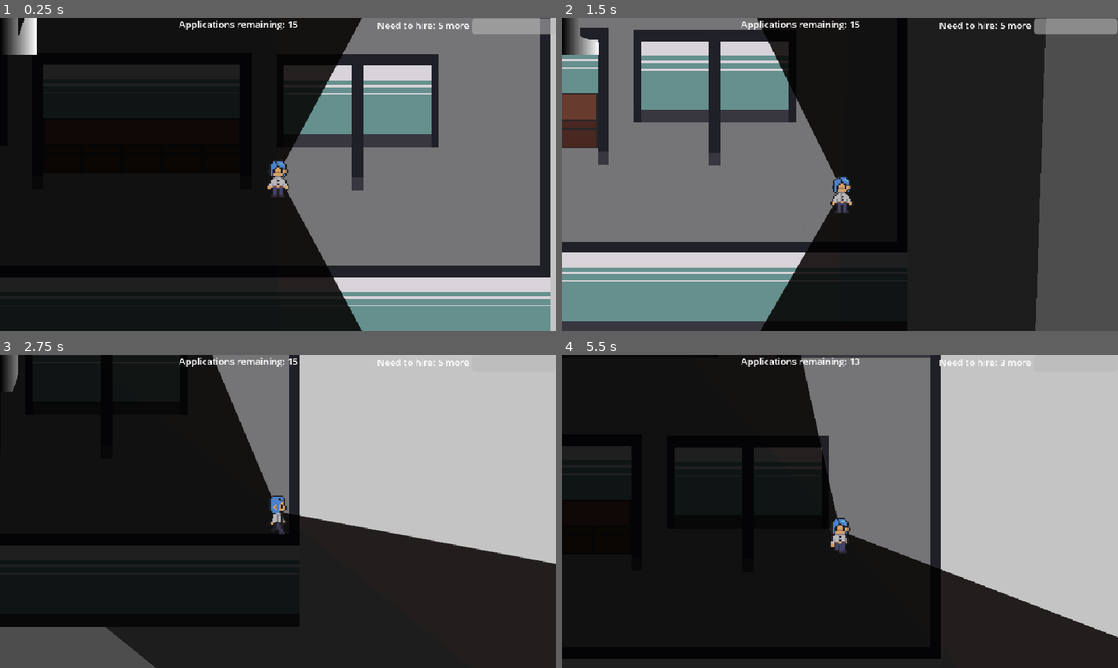
Above: before the commit, frames 1-4 (two rows, left to right).
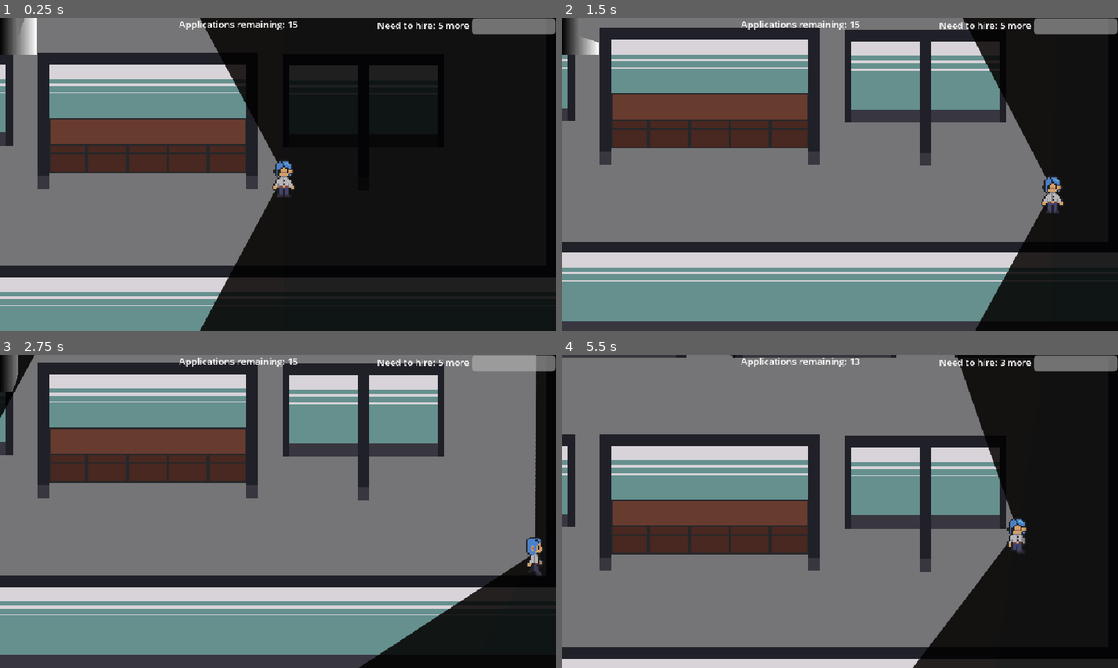
Above: after the commit, the same moments.

Repository: ygda-org/brackeys-26.2
Game: Godot game, scene res://main/main.tscn
Two runs of this game, one before a commit and one after it. Both use one fixed random seed, a clock stepped at 60 frames per second and the inputs below. Sound files missing from this copy of the repository are replaced by a short silence.
Inputs (mouse positions are in pixels of both pictures, inside the frame that each line leads up to):
- Up to frame 1 (0.25 s): no input
- Up to frame 2 (1.5 s): tap Enter at 0.5 s; move the mouse to (962, 158) at 0.52 s; hold D (right) 0.53-1.28 s; click (962, 158) at 0.6 s; move the mouse to (728, 190) at 1.27 s; hold S (down) from 1.28 s (still down); click (728, 190) at 1.35 s
- Up to frame 3 (2.75 s): move the mouse to (333, 442) at 2.02 s; release S (down) at 2.03 s; hold D (right) from 2.03 s (still down); click (333, 442) at 2.1 s
- Up to frame 4 (5.5 s): move the mouse to (812, 574) at 2.77 s; release D (right) at 2.78 s; hold W (up) 2.78-3.53 s; click (812, 574) at 2.85 s; move the mouse to (1006, 558) at 3.52 s; hold A (left) 3.53-5.03 s; click (1006, 558) at 3.6 s; move the mouse to (673, 464) at 4.27 s; click (673, 464) at 4.35 s; move the mouse to (867, 511) at 5.02 s; hold S (down) from 5.03 s (still down); click (867, 511) at 5.1 s

The runs differ from the first frame. In frame 1, 83% of the frame differs, in the area x 0-100%, y 0-100%; in frame 2, 59%; in frame 3, 82%; in frame 4, 85%.

Commit message:
player cam limits

Diff:
--- a/level.tscn
+++ b/level.tscn
@@ -347,3 +347,11 @@
 
 [node name="HomePosition12" parent="HomePositions" unique_id=745434660 instance=ExtResource("3_oi3di")]
 position = Vector2(176, 190)
+
+[node name="ColorRect" type="ColorRect" parent="." unique_id=1200601995]
+z_index = -4
+offset_left = -628.0
+offset_top = -759.0
+offset_right = 574.0
+offset_bottom = 461.0
+color = Color(0.65628535, 0.6562854, 0.6562854, 1)
--- a/player/player.tscn
+++ b/player/player.tscn
@@ -229,6 +229,10 @@
 [node name="Camera2D" type="Camera2D" parent="." unique_id=101055751]
 zoom = Vector2(2.5, 2.5)
 process_callback = 0
+limit_left = -284
+limit_top = -584
+limit_right = 280
+limit_bottom = 317
 position_smoothing_enabled = true
 position_smoothing_speed = 12.0
 
@@ -243,14 +247,6 @@
 offset = Vector2(0, -27)
 texture_scale = 0.05
 
-[node name="ColorRect" type="ColorRect" parent="VisionArm/ConeLight" unique_id=859694875]
-z_index = -4
-offset_left = -65.590034
-offset_top = -60.336823
-offset_right = 61.76435
-offset_bottom = 19.720459
-color = Color(0.65628535, 0.6562854, 0.6562854, 1)
-
 [node name="EmployeeScan" type="Area2D" parent="VisionArm" unique_id=40700012]
 visible = false
 collision_layer = 0
